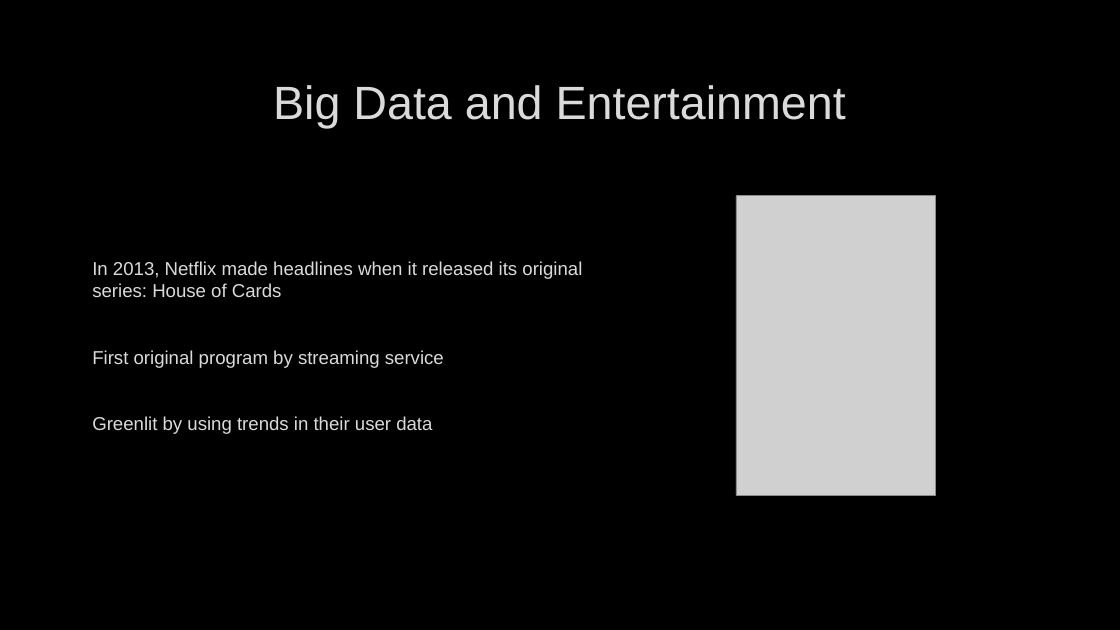
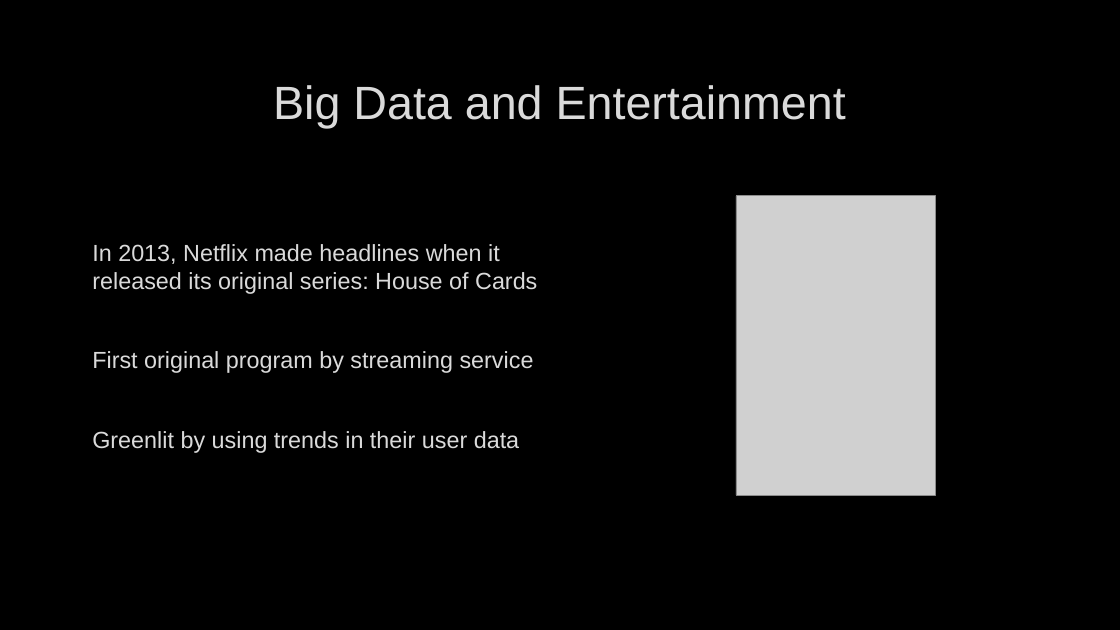
Before and after one commit to Mpalmese/ProjectRepo, a slide deck: slide 2 of Powerpoint/Presentation.pptx. Drawn at 1120x630 pixels with LibreOffice and Linux fonts; fonts in the diff are those of the drawing; grey boxes stand for pictures; background and template pictures are left out. Boxes give left, top, right and bottom in pixels: in the first picture for what was removed or moved away, otherwise in the second. Text is boxed around its words. In the diff, an @@ line names an element or a change of style, - is before the commit and + after.

```diff
--- a/Powerpoint/Presentation.pptx
+++ b/Powerpoint/Presentation.pptx
@@ text "In 2013, Netflix made headlines ..." at [92, 244, 537, 453]: size 16 to 20 pt @@
```
Also in this commit, not shown: 4 slides added, 1 slide removed, 2 other files.
